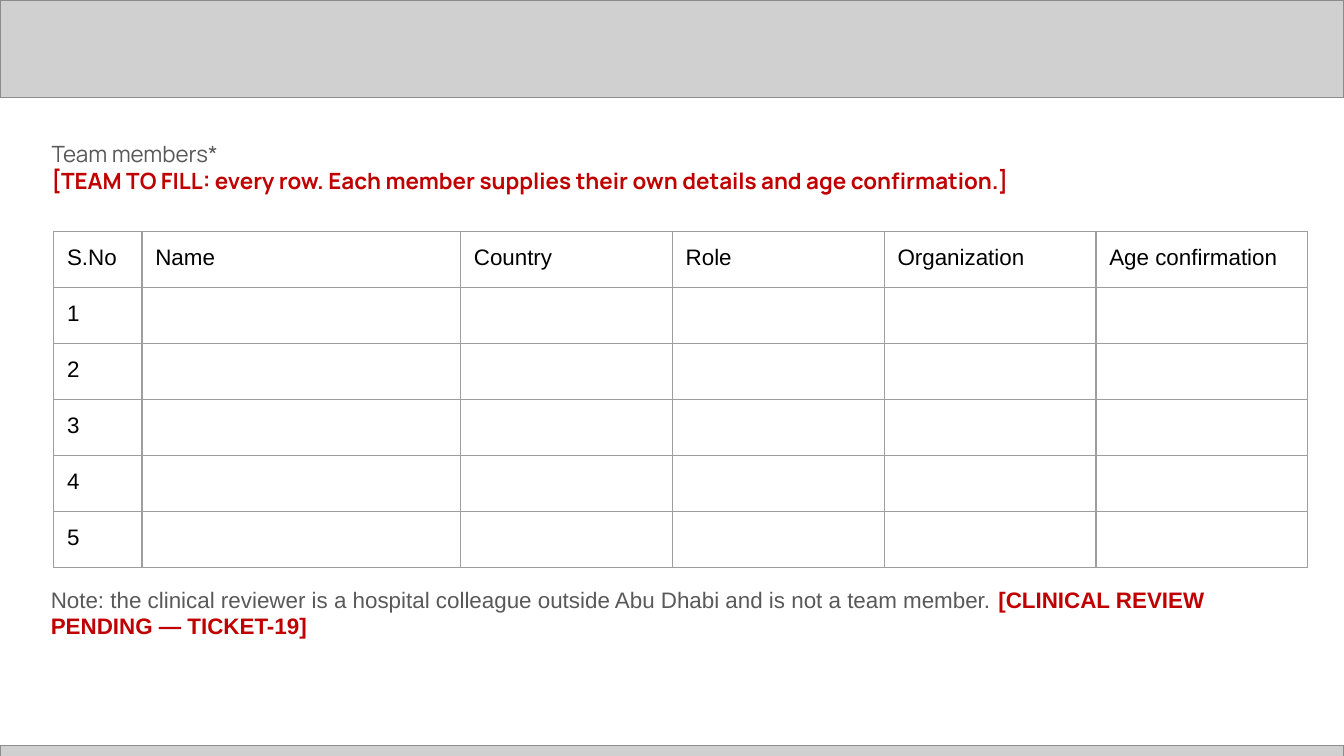
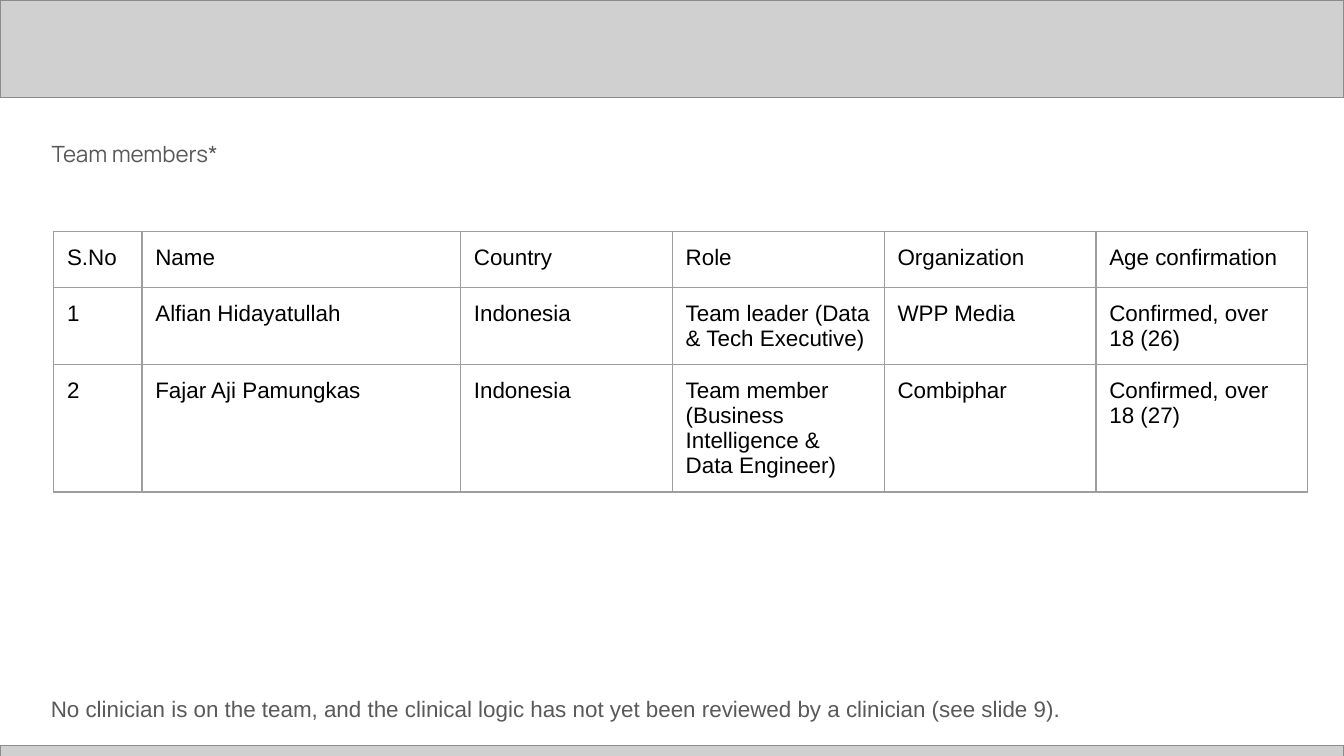
Before and after one commit to alfianhid/nexyra, a slide deck: slide 2 of docs/deck/Nexyra-C05-submission.pptx. Drawn at 1344x756 pixels with LibreOffice and Linux fonts; fonts in the diff are those of the drawing; grey boxes stand for pictures. Boxes give left, top, right and bottom in pixels: in the first picture for what was removed or moved away, otherwise in the second. Text is boxed around its words. In the diff, an @@ line names an element or a change of style, - is before the commit and + after.

```diff
--- a/docs/deck/Nexyra-C05-submission.pptx
+++ b/docs/deck/Nexyra-C05-submission.pptx
@@ text at (52,168,1008,195): paragraph removed @@
-[TEAM TO FILL: every row. Each member supplies their own details and age confirmation.]
@@ table at (54,231,1310,672) @@
-row 2: 1 |  |  |  |  | 
-row 3: 2 |  |  |  |  | 
-row 4: 3 |  |  |  |  | 
-row 5: 4 |  |  |  |  | 
-row 6: 5 |  |  |  |  | 
+row 2: 1 | Alfian Hidayatullah | Indonesia | Team leader (Data & Tech Executive) | WPP Media | Confirmed, over 18 (26)
+row 3: 2 | Fajar Aji Pamungkas | Indonesia | Team member (Business Intelligence & Data Engineer) | Combiphar | Confirmed, over 18 (27)
@@ text at (51,701,1060,722): text changed @@
-Note: the clinical reviewer is a hospital colleague outside Abu Dhabi and is not a team member. [CLINICAL REVIEW PENDING — TICKET-19]
+No clinician is on the team, and the clinical logic has not yet been reviewed by a clinician (see slide 9).
```
Also in this commit, not shown: 9 other slides changed, 18 other files.
